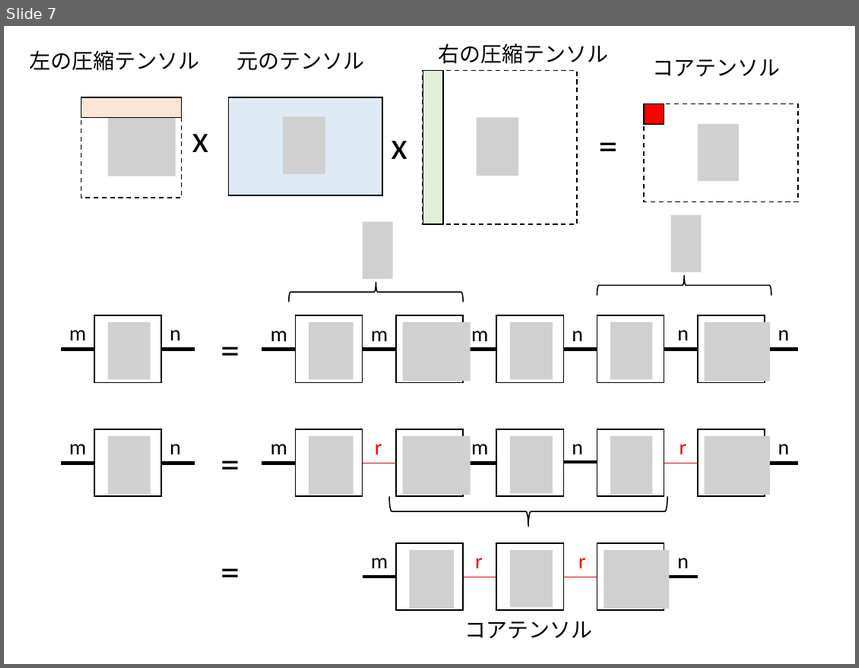
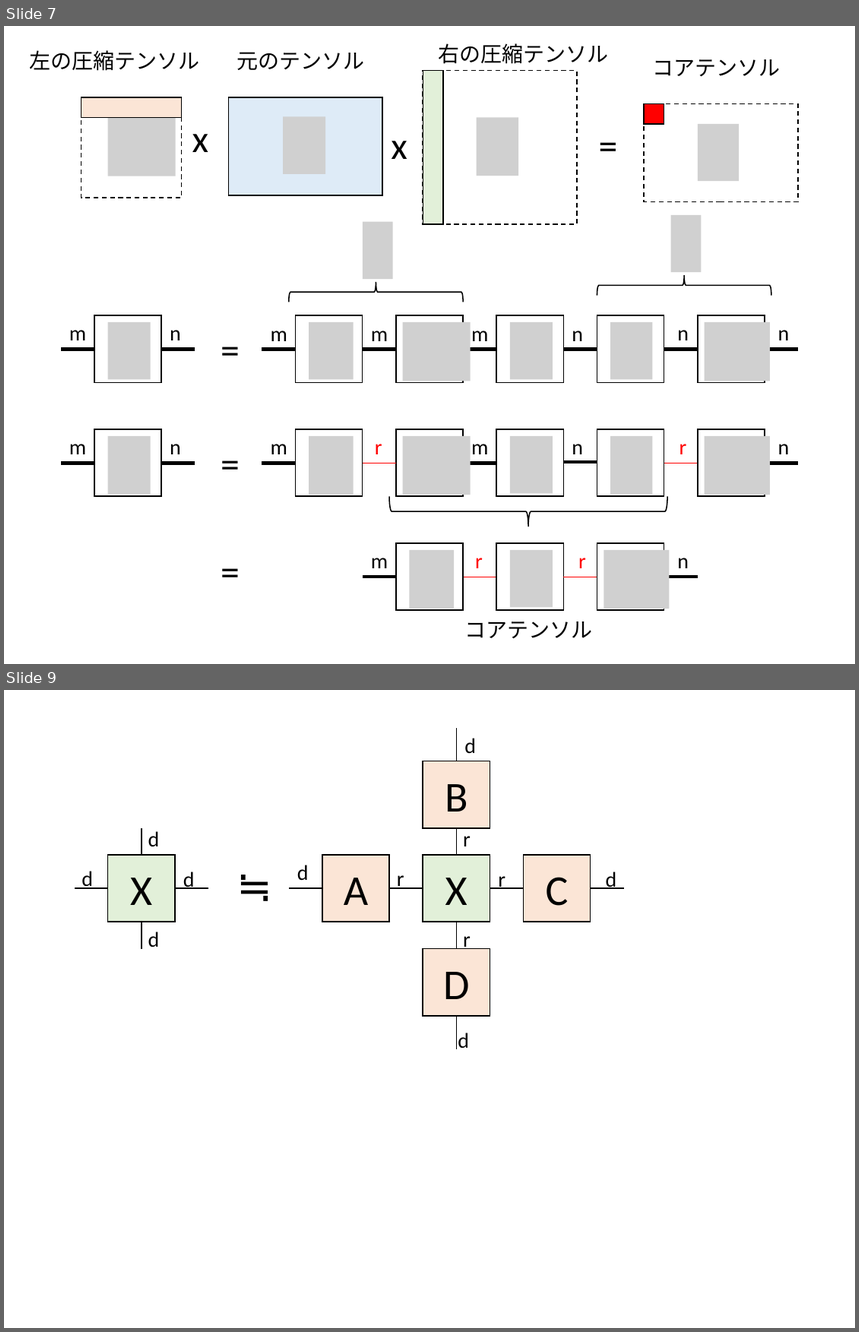
Before and after one commit to kaityo256/qiita, a slide deck: daimyo_tucker/fig.pptx. Shown one above the other, each under a label of ours: slide 7 before the commit, slides 7 and 9 after it; the slides between them are not shown. The pictures are 859x668 and 859x1332 pixels, drawn with LibreOffice and Linux fonts; fonts in the diff are those of the drawing; grey boxes stand for pictures. Boxes give left, top, right and bottom in pixels: in the first picture for what was removed or moved away, otherwise in the second. Text is boxed around its words. In the diff, an @@ line names an element or a change of style, - is before the commit and + after.

```diff
--- a/daimyo_tucker/fig.pptx
+++ b/daimyo_tucker/fig.pptx
@@ slide 9 added at [4,690,855,1328], background #FFFFFF @@
@@ line added from (456, 761) to (456, 727), #000000 1 pt @@
@@ text added at [465,738,476,753], 18 pt, text #000000 @@
+d
@@ rectangle added at [423,761,490,829], fill #FBE5D6, outline #000000 1 pt, 36 pt, text #000000 @@
+B
@@ line added from (141, 855) to (141, 828), #000000 1 pt @@
@@ text added at [148,831,160,847], 18 pt, text #000000 @@
+d
@@ line added from (456, 855) to (456, 828), #000000 1 pt @@
@@ text added at [463,836,471,847], 18 pt, text #000000 @@
+r
@@ text added at [82,871,93,889], 18 pt, text #000000 @@
+d
@@ rectangle added at [108,855,175,923], fill #E2F0D9, outline #000000 1 pt, 36 pt, text #000000 @@
+X
@@ text added at [183,872,195,889], 18 pt, text #000000 @@
+d
@@ text added at [229,855,278,916], 36 pt, text #000000 @@
+≒
@@ text added at [297,865,309,880], 18 pt, text #000000 @@
+d
@@ rectangle added at [322,855,389,923], fill #FBE5D6, outline #000000 1 pt, 36 pt, text #000000 @@
+A
@@ rectangle added at [423,855,490,923], fill #E2F0D9, outline #000000 1 pt, 36 pt, text #000000 @@
+X
@@ rectangle added at [523,855,591,923], fill #FBE5D6, outline #000000 1 pt, 36 pt, text #000000 @@
+C
@@ text added at [606,872,617,889], 18 pt, text #000000 @@
+d
@@ line added from (108, 888) to (75, 888), #000000 1 pt @@
@@ line added from (175, 888) to (208, 888), #000000 1 pt @@
@@ line added from (322, 888) to (289, 888), #000000 1 pt @@
@@ line added from (423, 888) to (389, 888), #000000 1 pt @@
@@ text added at [397,875,405,889], 18 pt, text #000000 @@
+r
@@ line added from (490, 888) to (523, 888), #000000 1 pt @@
@@ text added at [498,876,506,889], 18 pt, text #000000 @@
+r
@@ line added from (623, 888) to (591, 888), #000000 1 pt @@
@@ line added from (141, 948) to (141, 923), #000000 1 pt @@
@@ text added at [148,932,160,948], 18 pt, text #000000 @@
+d
@@ line added from (456, 948) to (456, 923), #000000 1 pt @@
@@ text added at [463,936,471,952], 18 pt, text #000000 @@
+r
@@ rectangle added at [423,948,490,1016], fill #FBE5D6, outline #000000 1 pt, 36 pt, text #000000 @@
+D
@@ line added from (456, 1049) to (456, 1016), #000000 1 pt @@
@@ text added at [458,1033,469,1048], 18 pt, text #000000 @@
+d
```
Also in this commit, not shown: 1 other slide added, 1 other file.
